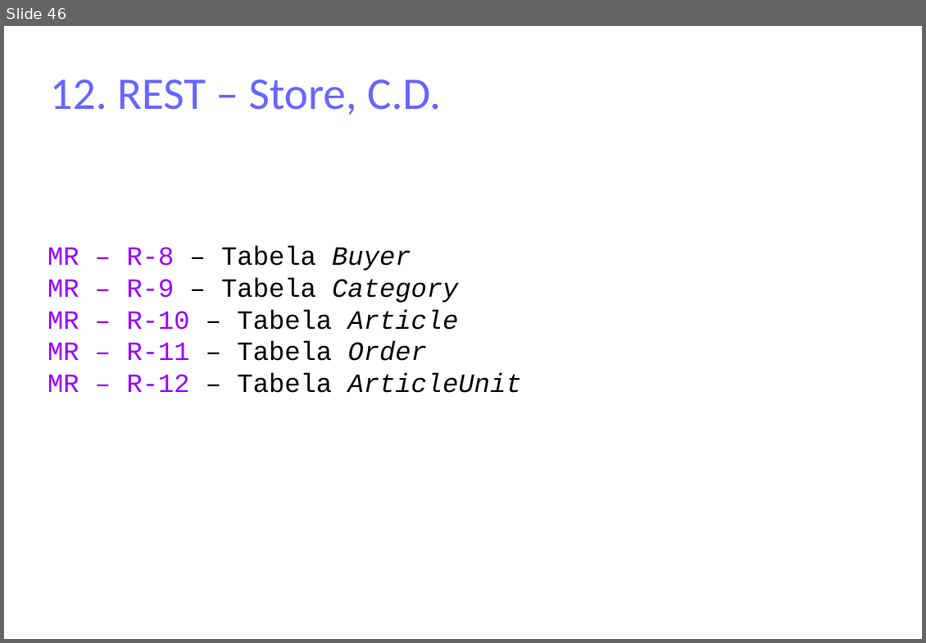
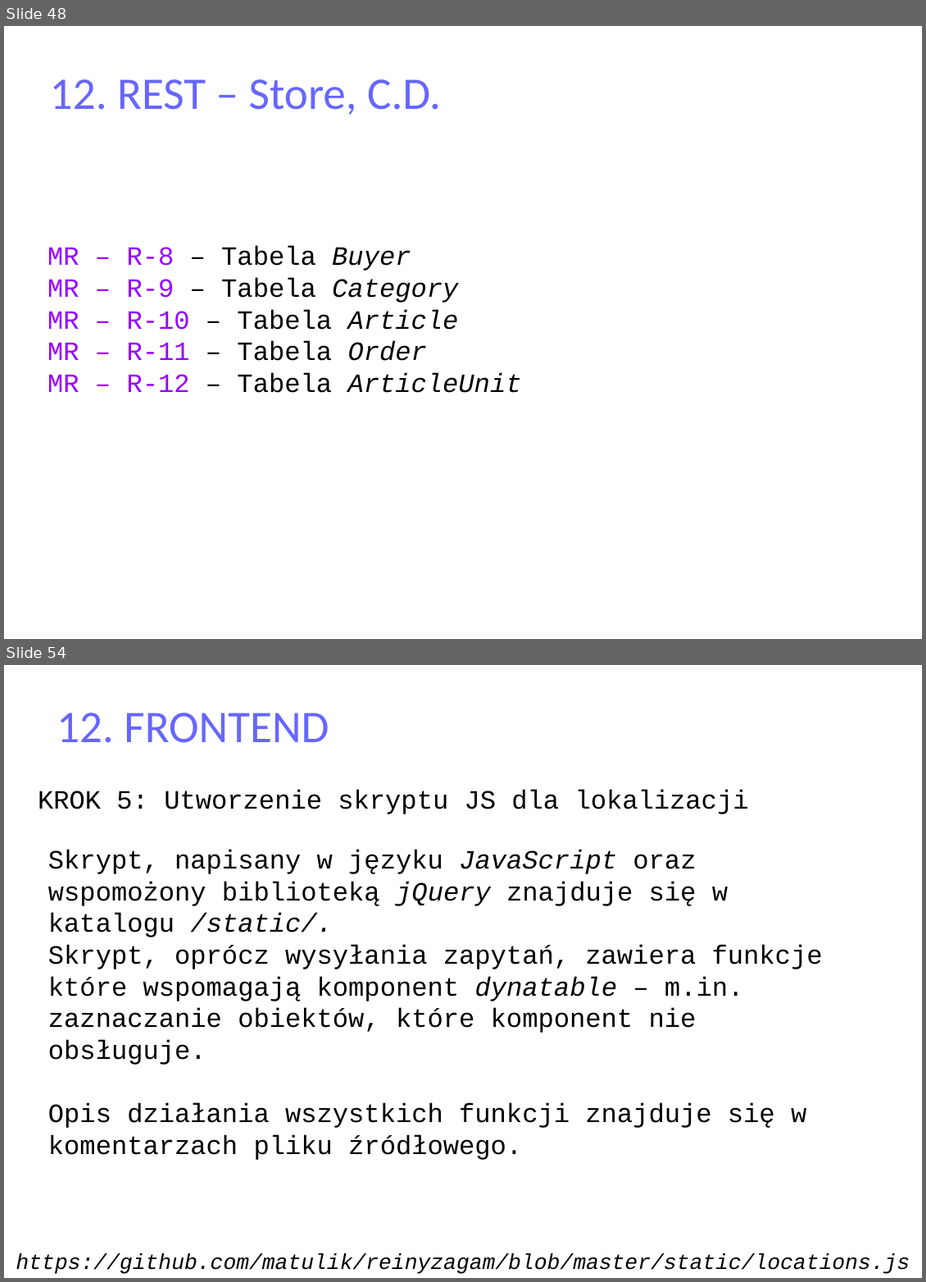
Before and after one commit to matulik/reinyzagam, a slide deck: Docs/presentation.odp. Shown one above the other, each under a label of ours: slide 46 before the commit, slides 48 and 54 after it; the slides between them are not shown. The pictures are 926x643 and 926x1282 pixels, drawn with LibreOffice and Linux fonts; fonts in the diff are those of the drawing. Boxes give left, top, right and bottom in pixels: in the first picture for what was removed or moved away, otherwise in the second. Text is boxed around its words. In the diff, an @@ line names an element or a change of style, - is before the commit and + after.

```diff
--- a/Docs/presentation.odp
+++ b/Docs/presentation.odp
@@ slide 54 added at bbox=[4, 665, 922, 1278], background #FFFFFF @@
@@ title added at bbox=[56, 713, 329, 743], 37.7 pt, text #6666FF @@
+12. FRONTEND
@@ text added at bbox=[38, 790, 749, 814], 22 pt, text #000000 @@
+KROK 5: Utworzenie skryptu JS dla lokalizacji
@@ text added at bbox=[48, 849, 823, 1159], 22 pt, text #000000 @@
+Skrypt, napisany w języku JavaScript oraz wspomożony biblioteką jQuery znajduje się w katalogu /static/.
+Skrypt, oprócz wysyłania zapytań, zawiera funkcje które wspomagają komponent dynatable – m.in. zaznaczanie obiektów, które komponent nie obsługuje.
+Opis działania wszystkich funkcji znajduje się w komentarzach pliku źródłowego.
@@ text added at bbox=[16, 1254, 911, 1273], 18 pt, text #000000, italic @@
+https://github.com/matulik/reinyzagam/blob/master/static/locations.js
@@ what was slide 46 is now slide 48 @@
```
Also in this commit, not shown: 5 slides changed, 11 other slides added, 3 slides removed, 8 other files.
